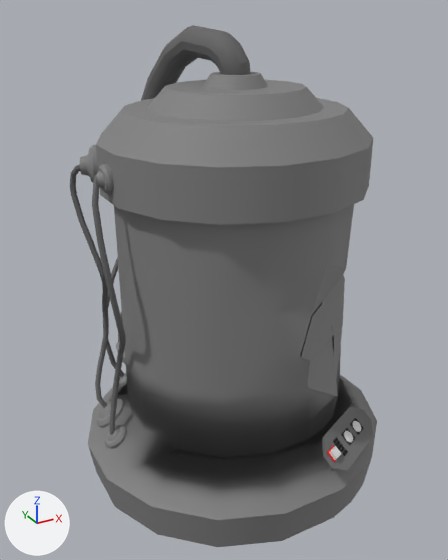
The FBX model Assets/Models/Enviroment/SlimeContainer_Breakable.fbx as it was, and as the next commit left it.
The view is the same before and after, from a 50 mm lens placed at (-4.13, -7.02, 6.45), pointed at (0.08, 0.64, 2.61). The lights are fixed; the arrows at lower left show +X, +Y and +Z. Where no turn or scale is listed for an object, it has been applied to the vertices. Vertices at the same position are counted once.

Names of what the first picture shows: 'Container_Breakable', 'Container_Breakable.001', 'Container_Breakable.003', 'Container_Breakable.004', 'Container_Breakable.006'.
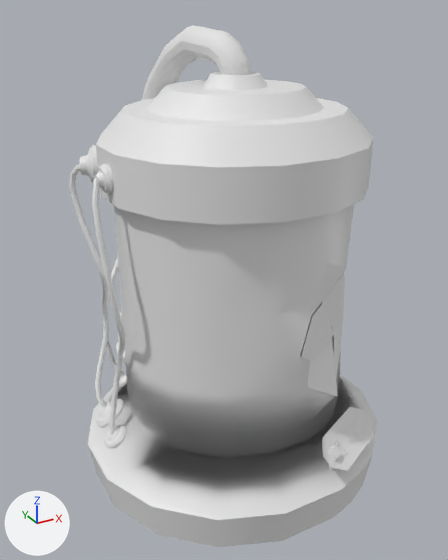
The change, as a list of edits to the scene's bpy script:
```text
Change me_cylinder_040:
    where me_cylinder_040.from_pydata(...)  # 4 vertices, 1 face; spans x -0.44..0.522, y -0.269..0.461, z -0.541..0.367
    remove me_cylinder_040.materials.append(mat_material_005)  # grey #808080
Change me_cylinder_041:
    where me_cylinder_041.from_pydata(...)  # 2627 vertices, 2173 faces; spans x -2.31..2.14, y -2.1..4.07, z 0.0..6.23
    used by ob_container_breakable; location = (0.0, 0.0, 0.0)
    remove me_cylinder_041.materials.append(mat_material_020)  # red #ff000b
    remove me_cylinder_041.materials.append(mat_material_021)  # white #e7e7e7
    remove me_cylinder_041.materials.append(mat_material_008)  # black #000000
    remove me_cylinder_041.materials.append(mat_material_016)  # black #000000
    remove me_cylinder_041.materials.append(mat_material_017)  # black #000000
    remove me_cylinder_041.materials.append(mat_material_012)  # black #000000
    remove me_cylinder_041.materials.append(mat_material_013)  # black #000000
    remove me_cylinder_041.materials.append(mat_material_015)  # black #000000
    remove me_cylinder_041.materials.append(mat_material_014)  # black #000000
    remove me_cylinder_041.materials.append(mat_material_010)  # black #000000
    remove me_cylinder_041.materials.append(mat_material_011)  # black #040400
    remove me_cylinder_041.materials.append(mat_material_009)  # black #000000
    remove me_cylinder_041.materials.append(mat_material_023)  # white #e7e7e7
    remove me_cylinder_041.materials.append(mat_material_022)  # white #e7e7e7
    me_cylinder_041 part 1: all 878 faces that had it switch from mat_material_005 (grey #808080) to no material
    me_cylinder_041 part 2: all 483 faces that had it switch from mat_material_025 (dark grey #626262) to no material
    me_cylinder_041 part 3: all 216 faces that had it switch from mat_material_024 (dark grey #616161) to no material
    me_cylinder_041 part 4: all 134 faces that had it switch from mat_material_006 (grey #717171) to no material
    me_cylinder_041 part 5: all 21 faces that had it switch from mat_material_019 (black #000000) to no material
    me_cylinder_041 part 6: all 21 faces that had it switch from mat_material_018 (black #040404) to no material
Change me_cylinder_038:
    where me_cylinder_038.from_pydata(...)  # 5 vertices, 1 face; spans x -0.445..0.714, y -0.278..0.503, z -0.432..0.393
    remove me_cylinder_038.materials.append(mat_material_005)  # grey #808080
Change me_cylinder_035:
    where me_cylinder_035.from_pydata(...)  # 4 vertices, 1 face; spans x -0.371..0.428, y -0.198..0.163, z -0.248..0.363
    remove me_cylinder_035.materials.append(mat_material_005)  # grey #808080
Change me_cylinder_037:
    where me_cylinder_037.from_pydata(...)  # 5 vertices, 1 face; spans x -0.694..0.346, y -0.513..0.29, z -0.474..0.378
    remove me_cylinder_037.materials.append(mat_material_005)  # grey #808080
```

Boxes [x1, y1, x2, y2] around the edits, measured in the pictures (448 x 560 px):
'Container_Breakable.001', recoloured
    both: [307, 338, 338, 396]
'Container_Breakable.003', recoloured
    both: [301, 304, 334, 361]
'Container_Breakable.004', recoloured
    both: [322, 276, 345, 331]
'Container_Breakable.006', recoloured
    both: [312, 263, 346, 314]
part 1 of me_cylinder_041, recoloured
    both: [80, 72, 377, 547]
part 2 of me_cylinder_041, recoloured
    both: [70, 25, 251, 435]
part 3 of me_cylinder_041, recoloured
    both: [102, 257, 125, 377]
part 4 of me_cylinder_041, recoloured
    both: [322, 407, 373, 471]
part 5 of me_cylinder_041, recoloured
    both: [350, 418, 364, 435]
part 6 of me_cylinder_041, recoloured
    both: [341, 428, 355, 445]
